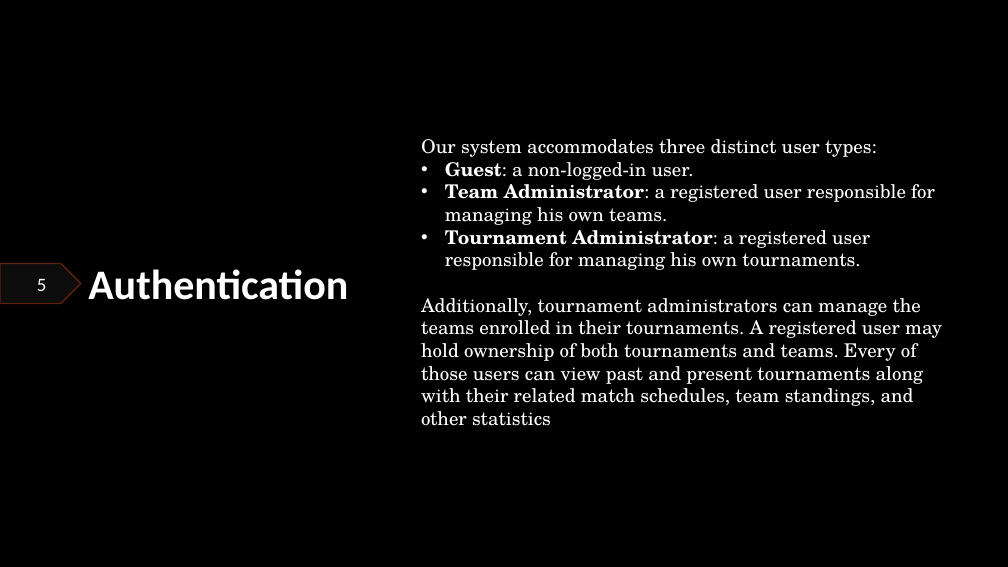
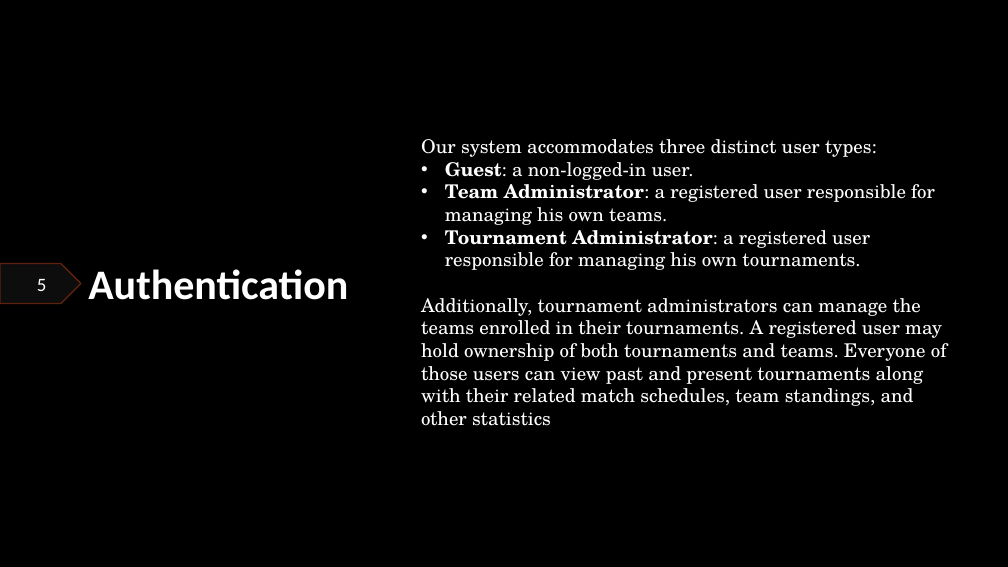
Before and after one commit to popovic01/AwesomeTournament, a slide deck: slide 5 of homework-2/Presentazione.pptx. Drawn at 1008x567 pixels with LibreOffice and Linux fonts; fonts in the diff are those of the drawing; background and template pictures are left out. Boxes give left, top, right and bottom in pixels: in the first picture for what was removed or moved away, otherwise in the second. Text is boxed around its words. In the diff, an @@ line names an element or a change of style, - is before the commit and + after.

```diff
--- a/homework-2/Presentazione.pptx
+++ b/homework-2/Presentazione.pptx
@@ text at <box>421,298,947,426</box>: text changed @@
-Additionally, tournament administrators can manage the teams enrolled in their tournaments. A registered user may hold ownership of both tournaments and teams. Every of those users can view past and present tournaments along with their related match schedules, team standings, and other statistics
+Additionally, tournament administrators can manage the teams enrolled in their tournaments. A registered user may hold ownership of both tournaments and teams. Everyone of those users can view past and present tournaments along with their related match schedules, team standings, and other statistics
```
Also in this commit, not shown: 5 other slides changed.
